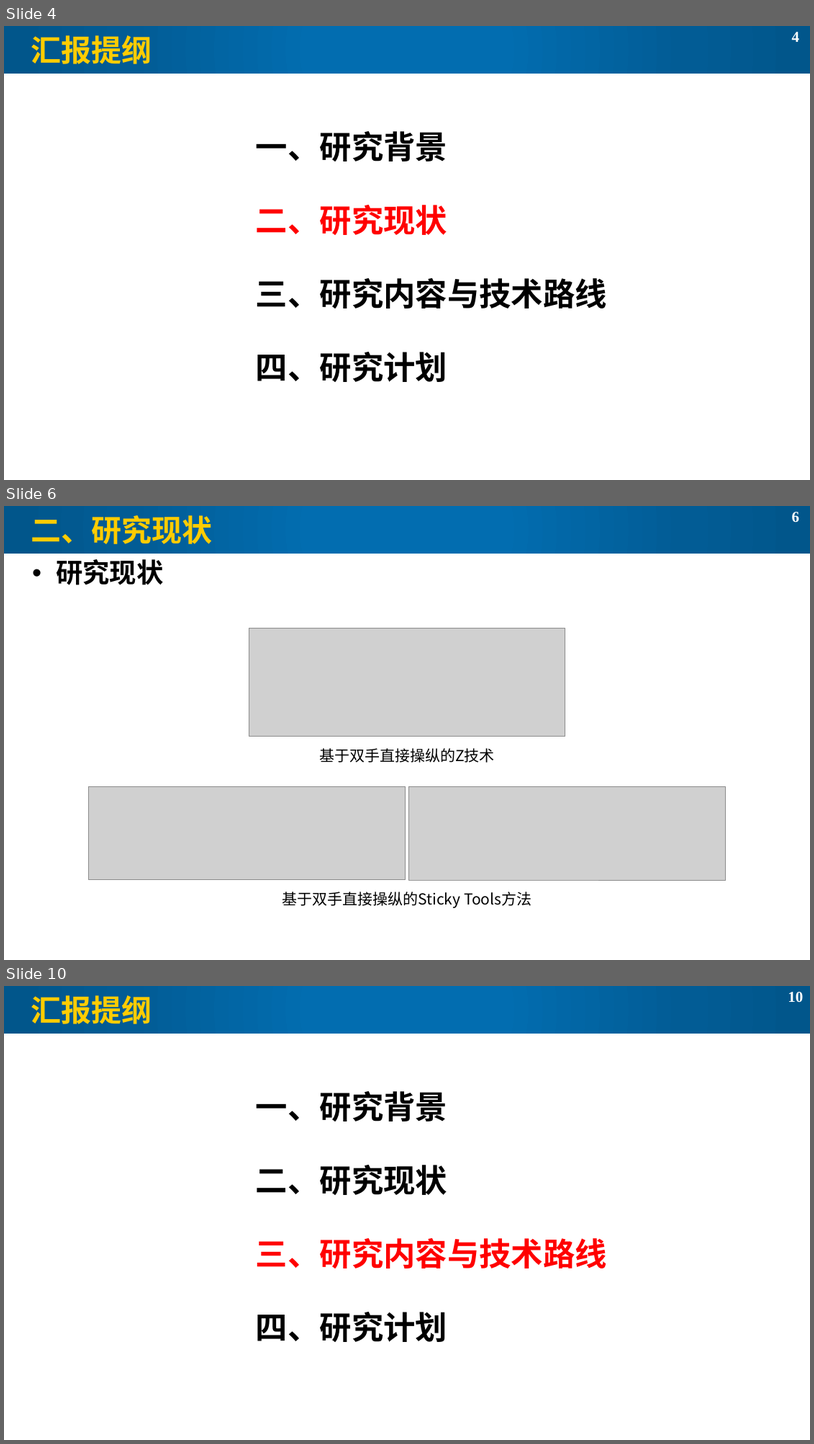
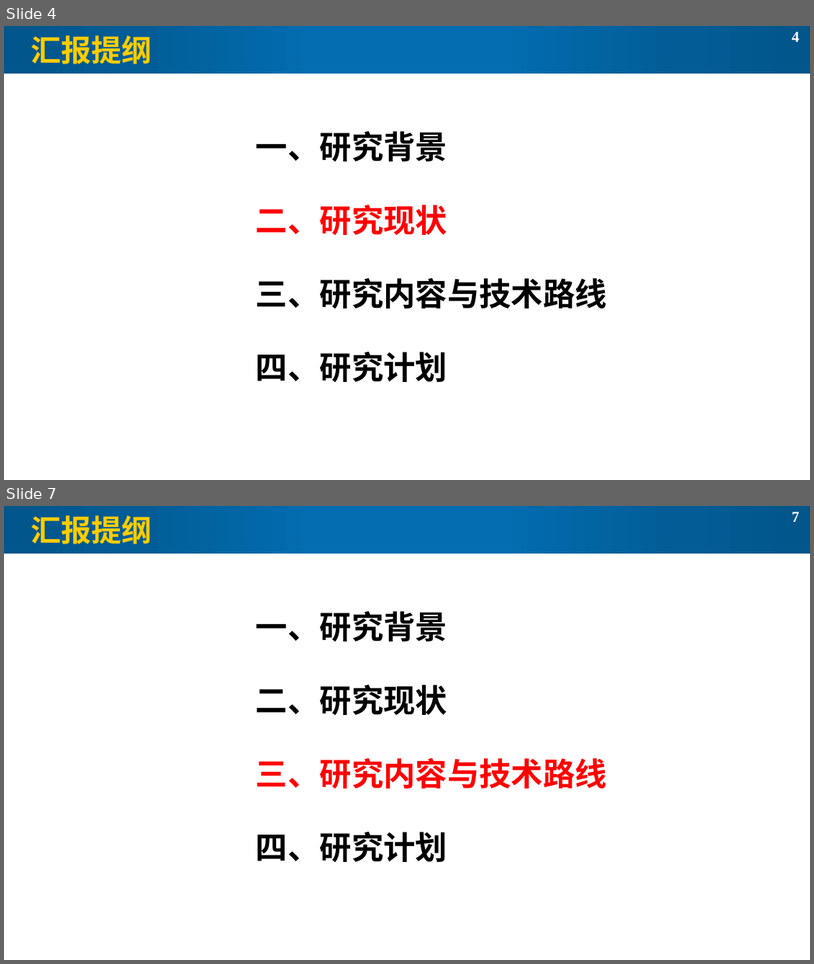
Before and after one commit to lorenz-liu/gaze-dominant-manipulation, a slide deck: PAPERWORK/毕设开题PPT.pptx. Shown one above the other, each under a label of ours: slides 4, 6 and 10 before the commit, slides 4 and 7 after it; the slides between them are not shown. The pictures are 814x1444 and 814x964 pixels, drawn with LibreOffice and Linux fonts; fonts in the diff are those of the drawing; grey boxes stand for pictures. Boxes give left, top, right and bottom in pixels: in the first picture for what was removed or moved away, otherwise in the second. Text is boxed around its words. In the diff, an @@ line names an element or a change of style, - is before the commit and + after.

```diff
--- a/PAPERWORK/毕设开题PPT.pptx
+++ b/PAPERWORK/毕设开题PPT.pptx
@@ slide 6 removed at (4,506,810,960), background #FFFFFF; not listed: 3 template elements that a slide beside it also shows @@
@@ title removed at (31,515,213,544) @@
-二、研究现状
@@ text removed at (56,559,163,585) @@
-• 研究现状
@@ group removed at (89,628,725,903): 3 pictures, 2 rectangles @@
-基于双手直接操纵的Sticky Tools方法
-基于双手直接操纵的Z技术
@@ what was slide 10 is now slide 7 @@
@@ page number at (792,512,800,522): text changed @@
-10
+7
```
Also in this commit, not shown: 6 slides changed, 2 slides added, 3 other slides removed, 7 other files.
